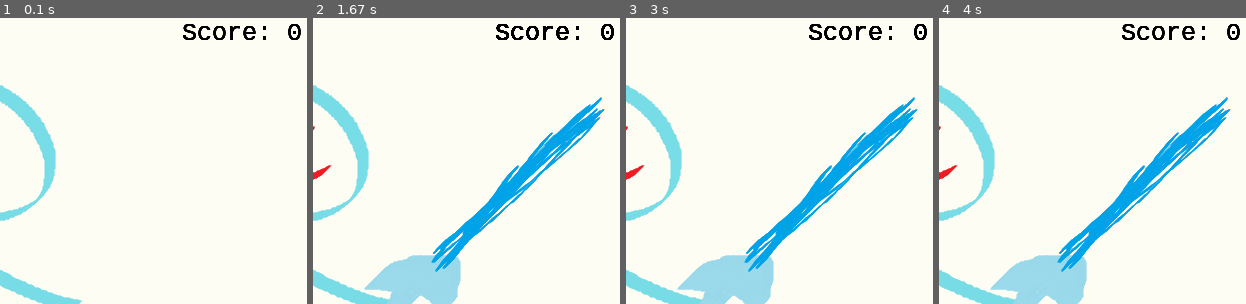
Above: before the commit, frames 1-4 (left to right).
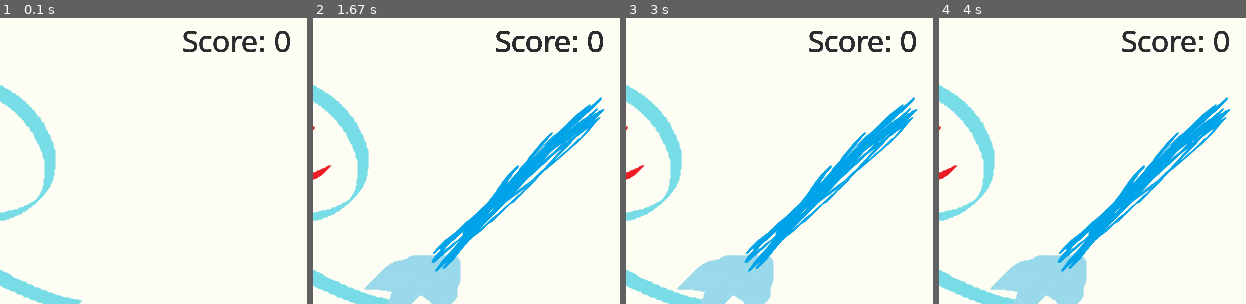
Above: after the commit, the same moments.

Repository: jwl-7/Stick-Bop
Game: pygame game, started from stick-bop.py
Two runs of this game, one before a commit and one after it. Both use one fixed random seed, a clock stepped at 60 frames per second and the inputs below.
Inputs:
- Up to frame 1 (0.1 s): no input
- Up to frame 2 (1.67 s): hold Left 0.33-0.87 s; hold Left 0.9-1.3 s; hold Left from 1.33 s (still down)
- Up to frame 3 (3 s): release Left at 1.8 s; hold Left 1.83-2.37 s; hold Left 2.4-2.8 s; hold Left from 2.83 s (still down)
- Up to frame 4 (4 s): release Left at 3.3 s; hold Left 3.33-3.87 s; hold Left from 3.9 s (still down)
The pictures show only the part of the screen within x 50-100%, y 0-50%; the shares and areas given below are measured in that part.

The runs differ from the first frame. In frame 1, 1.5% of the frame differs, in the area x 59-99%, y 2-12%; in frame 2, 1.5%; in frame 3, 1.5%; in frame 4, 1.5%.

Commit message:
changed game font to OpenSans

Diff:
--- a/stick-bop.py
+++ b/stick-bop.py
@@ -58,10 +58,10 @@
                     screen.blit(background_image, [0, 0])
 
         # display score to screen into top right corner
-        myFont = pygame.font.SysFont("Courier New", 25)
-        text = "Score: " + str(score)
-        label = myFont.render(text, 1, black)
-        screen.blit(label, (SCREEN_WIDTH-180,SCREEN_HEIGHT-(SCREEN_HEIGHT-20)))
+        game_font   = pygame.font.Font('OpenSans-Regular.ttf', 30)
+        score_text  = 'Score: ' + str(score)
+        score_label = game_font.render(score_text, 1, brown)
+        screen.blit(score_label, (SCREEN_WIDTH - 180, SCREEN_HEIGHT - (SCREEN_HEIGHT - 20)))
 
         pygame.display.update()
         clock.tick(60)
Binary file added: OpenSans-Regular.ttf
